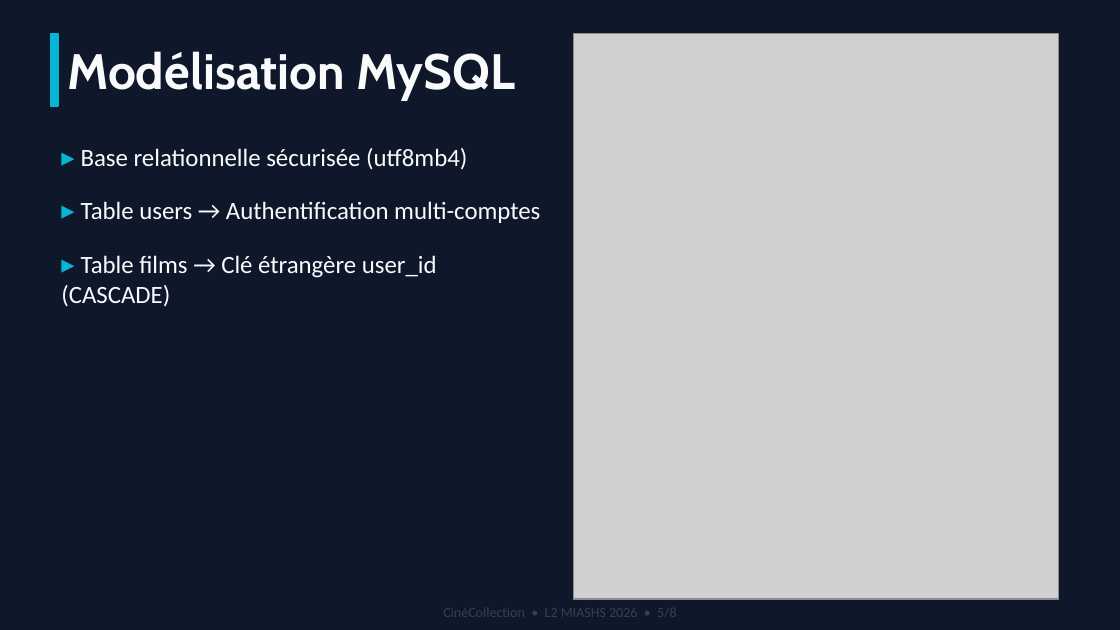
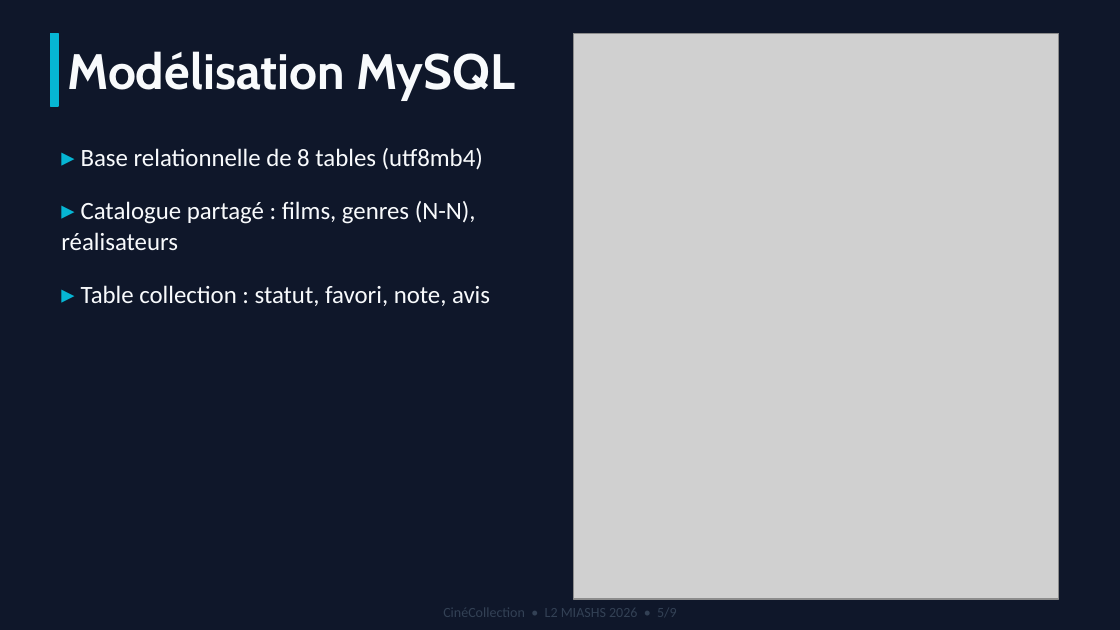
Before and after one commit to Anasse95/cinecollection, a slide deck: slide 5 of docs/CineCollection_Presentation.pptx. Drawn at 1120x630 pixels with LibreOffice and Linux fonts; fonts in the diff are those of the drawing; grey boxes stand for pictures. Boxes give left, top, right and bottom in pixels: in the first picture for what was removed or moved away, otherwise in the second. Text is boxed around its words. In the diff, an @@ line names an element or a change of style, - is before the commit and + after.

```diff
--- a/docs/CineCollection_Presentation.pptx
+++ b/docs/CineCollection_Presentation.pptx
@@ text at (61,148,490,306): text changed @@
-▸ Base relationnelle sécurisée (utf8mb4)
-▸ Table users → Authentification multi-comptes
-▸ Table films → Clé étrangère user_id (CASCADE)
+▸ Base relationnelle de 8 tables (utf8mb4)
+▸ Catalogue partagé : films, genres (N-N), réalisateurs
+▸ Table collection : statut, favori, note, avis
```
Also in this commit, not shown: 7 other slides changed, 1 slide added, 2 other files.
